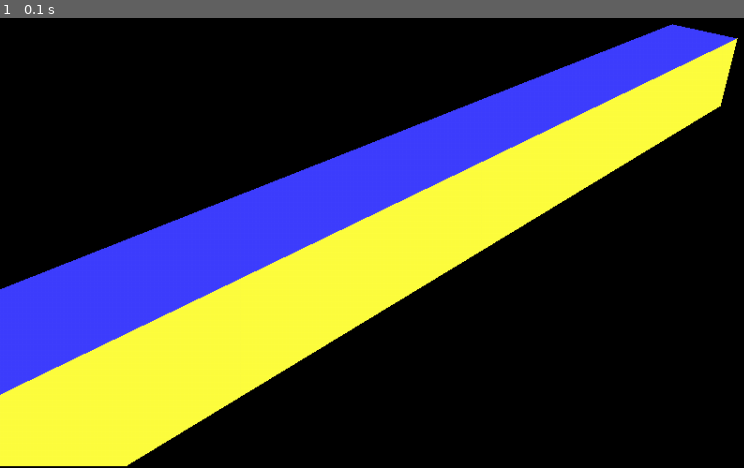
Above: before the commit, frame 1.
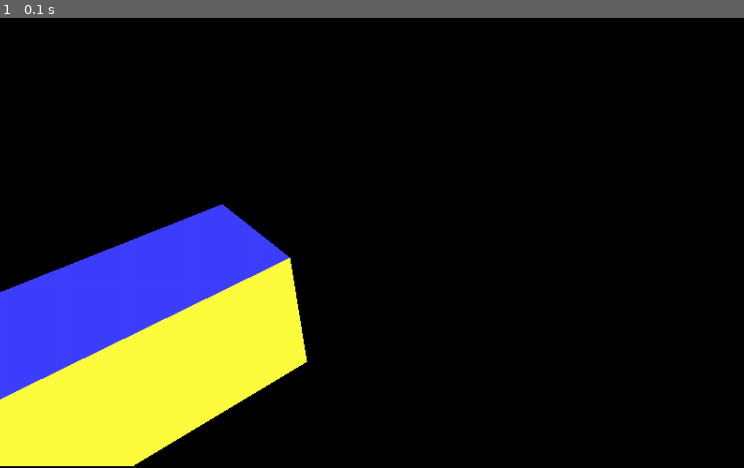
Above: after the commit, the same moment.

Repository: mooinglemur/2RX16
Game: pygame game, started from scripts/pygame-3d-scene.py
Two runs of this game, one before a commit and one after it. Both use one fixed random seed, a clock stepped at 60 frames per second and the inputs below.
Inputs:
- Up to frame 1 (0.1 s): no input

The runs differ from the first frame. In frame 1, 21% of the frame differs, in the area x 0-100%, y 1-100%.

Commit message:
debug color + test if objects in +Z are clipped correctly

Diff:
--- a/scripts/pygame-3d-scene.py
+++ b/scripts/pygame-3d-scene.py
@@ -59,7 +59,7 @@
 screen = pygame.display.set_mode((screen_width*3, screen_height*3))
 pygame.display.set_caption("3D Scene")
 
-
+DEBUG_COLORS = False
 
 material_name_to_color_index = {
     None : 0,
@@ -407,6 +407,8 @@
         clipped_face = copy.deepcopy(non_clipped_face)
 # FIXME: we are NOT keeping the CORRECT ORDER of the vertices here!
         clipped_face['vertex_indices'] = [0+svi,1+svi,2+svi]
+        if (DEBUG_COLORS):
+            clipped_face['color_index'] = 3
         clipped_faces.append(clipped_face)
     elif (len(inside_vertices) == 2):
         # We have a quad we have to split into two triangles
@@ -420,6 +422,8 @@
         clipped_face = copy.deepcopy(non_clipped_face)
 # FIXME: we are NOT keeping the CORRECT ORDER of the vertices here!
         clipped_face['vertex_indices'] = [0+svi,1+svi,2+svi]
+        if (DEBUG_COLORS):
+            clipped_face['color_index'] = 2
         clipped_faces.append(clipped_face)
 
         # Second triangle
@@ -429,6 +433,8 @@
         clipped_face = copy.deepcopy(non_clipped_face)
 # FIXME: we are NOT keeping the CORRECT ORDER of the vertices here!
         clipped_face['vertex_indices'] = [0+svi,3+svi,1+svi]
+        if (DEBUG_COLORS):
+            clipped_face['color_index'] = 4
         clipped_faces.append(clipped_face)
 
     return clipped_faces
@@ -629,6 +635,8 @@
         clipped_face = copy.deepcopy(non_clipped_face)
 # FIXME: we are NOT keeping the CORRECT ORDER of the vertices here!
         clipped_face['vertex_indices'] = [0+svi,1+svi,2+svi]
+        if (DEBUG_COLORS):
+            clipped_face['color_index'] = 8
         clipped_faces.append(clipped_face)
     elif (len(inside_vertices) == 2):
         # We have a quad we have to split into two triangles
@@ -642,6 +650,8 @@
         clipped_face = copy.deepcopy(non_clipped_face)
 # FIXME: we are NOT keeping the CORRECT ORDER of the vertices here!
         clipped_face['vertex_indices'] = [0+svi,1+svi,2+svi]
+        if (DEBUG_COLORS):
+            clipped_face['color_index'] = 9
         clipped_faces.append(clipped_face)
 
         # Second triangle
@@ -651,6 +661,8 @@
         clipped_face = copy.deepcopy(non_clipped_face)
 # FIXME: we are NOT keeping the CORRECT ORDER of the vertices here!
         clipped_face['vertex_indices'] = [0+svi,3+svi,1+svi]
+        if (DEBUG_COLORS):
+            clipped_face['color_index'] = 10
         clipped_faces.append(clipped_face)
 
     return clipped_faces
Not shown, changed: assets/3d_scene/test_cube1.obj
